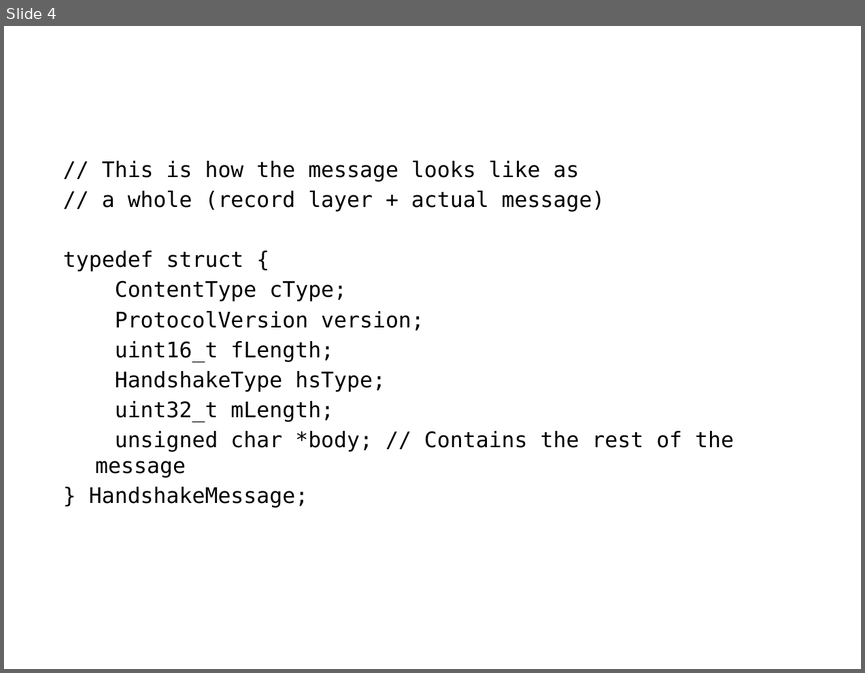
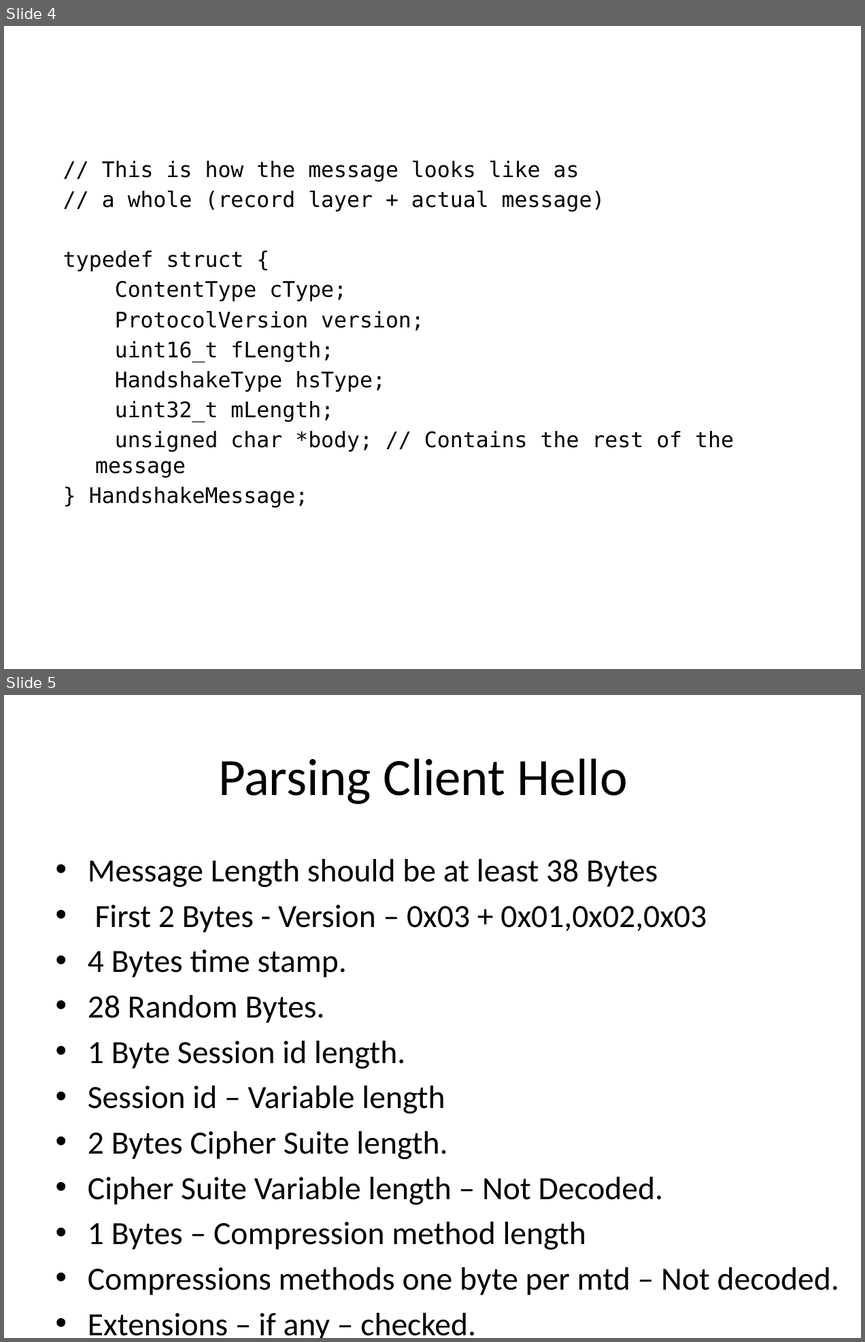
Before and after one commit to bayotop/tls-parser, a slide deck: parser-presentation.pptx. Shown one above the other, each under a label of ours: slide 4 before the commit, slides 4 and 5 after it. The pictures are 865x673 and 865x1342 pixels, drawn with LibreOffice and Linux fonts; fonts in the diff are those of the drawing. Boxes give left, top, right and bottom in pixels: in the first picture for what was removed or moved away, otherwise in the second. Text is boxed around its words. In the diff, an @@ line names an element or a change of style, - is before the commit and + after.

```diff
--- a/parser-presentation.pptx
+++ b/parser-presentation.pptx
@@ slide 5 added at box(4, 695, 861, 1338), background #FFFFFF @@
@@ title added at box(218, 758, 628, 804), 44 pt, text #000000 @@
+Parsing Client Hello
@@ text added at box(88, 859, 839, 1336), 27.2 pt, text #000000 @@
+• Message Length should be at least 38 Bytes
+• First 2 Bytes - Version – 0x03 + 0x01,0x02,0x03
+• 4 Bytes time stamp.
+• 28 Random Bytes.
+• 1 Byte Session id length.
+• Session id – Variable length
+• 2 Bytes Cipher Suite length.
+• Cipher Suite Variable length – Not Decoded.
+• 1 Bytes – Compression method length
+• Compressions methods one byte per mtd – Not decoded.
+• Extensions – if any – checked.
```
Also in this commit, not shown: 3 other slides added.
